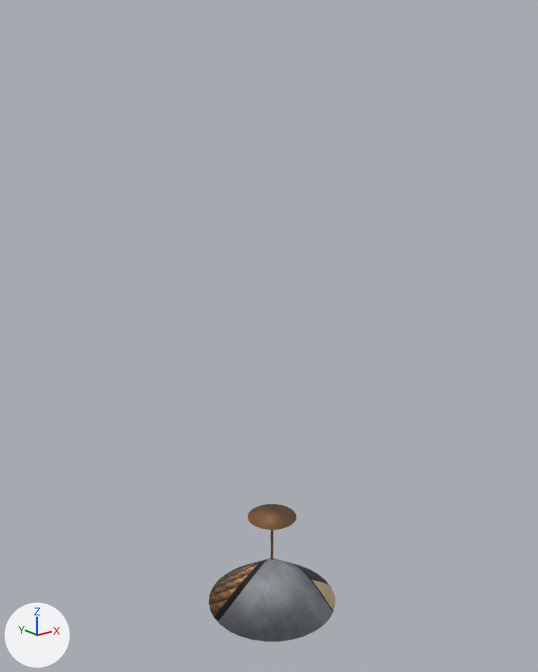
One commit to the OBJ model assets/Models/Lamp.obj: the scene before it, then after it.
Before and after are seen from a 50 mm camera at (-15.25, -18.87, 17.18) aimed at (0.05, 0.25, 9.53). Arrows for +X, +Y and +Z are at lower left; the lights stay in place. Where no turn or scale is listed for an object, it has been applied to the vertices.

Before the edit, the objects in view are built like this:
```python
me_lamp_cone = bpy.data.meshes.new('Lamp_Cone')
me_lamp_cone.from_pydata(...)  # 675 vertices, 675 faces; spans x -2.41..2.41, y -2.41..2.41, z -1.42..2.65
# faces by material slot: [65, 512, 98]
me_lamp_cone.materials.append(mat_lamp_texture)  # picture img_lamp_png
me_lamp_cone.materials.append(mat_lightbulb_texture)  # white #e7e7e7
me_lamp_cone.materials.append(mat_chain)  # brown #8b6340
ob_lamp_cone = bpy.data.objects.new('Lamp_Cone', me_lamp_cone)
ob_lamp_cone.location = (0.0, 0.0, 0.0)
```
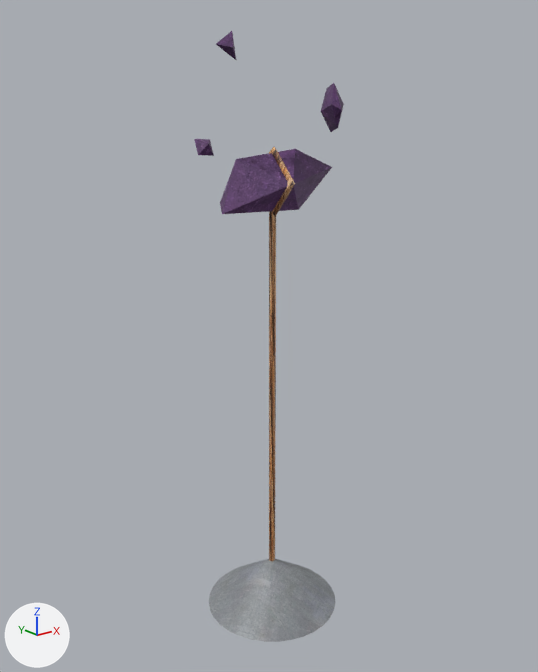
Changed parts and their boxes [x1, y1, x2, y2] in the pictures (538 x 672 px):
'Lamp_Cone', reshaped (19% wider, 340% taller)
    before: [209, 504, 335, 642]
    after: [194, 31, 344, 642]
part 1 of me_lamp_cone, added (purple)
    after: [220, 147, 332, 216]
part 2 of me_lamp_cone, added (brown)
    after: [269, 211, 276, 561]
part 3 of me_lamp_cone, deleted (brown)
    before: [248, 504, 296, 559]
part 4 of me_lamp_cone, added (purple)
    after: [216, 31, 344, 132]
part 5 of me_lamp_cone, added
    after: [194, 139, 214, 156]
part 6 of me_lamp_cone, surface changed
    both: [209, 559, 335, 642]

What the commit changed:
me_lamp_cone is used by ob_lamp_cone; location (0.0, 0.0, 0.0).
me_lamp_cone had 675 vertices, 675 faces and spanned x -2.41..2.41, y -2.41..2.41, z -1.42..2.65.
me_lamp_cone now has 649 vertices, 1270 faces and spans x -2.41..2.43, y -2.41..2.44, z -1.42..19.14.
me_lamp_cone part 1: a new loose piece of 57 vertices spanning x -2.1..2.43, y -1.25..1.14, z 13.73..15.88, in mat_lamp_texture (picture img_lamp_png).
me_lamp_cone part 2: a new loose piece of 24 vertices spanning x -0.11..0.11, y -0.11..0.11, z 0.45..13.93, in mat_lamp_texture (picture img_lamp_png).
me_lamp_cone part 3: the loose piece of 128 vertices spanning x -0.9..0.9, y -0.9..0.9, z 0.82..2.65 is deleted.
me_lamp_cone part 4: 15 vertices added at x -2.36..2.16, y -1.87..-0.19, z 16.28..19.14.
me_lamp_cone part 5: 6 vertices added at x -1.51..-0.87, y 1.74..2.44, z 15.52..16.06.
me_lamp_cone part 6: 96 kept faces spanning x -2.41..2.41, y -2.41..2.41, z -1.42..0.9 get new texture (UV) coordinates.
me_lamp_cone no longer uses material mat_lightbulb_texture (white #e7e7e7).
me_lamp_cone no longer uses material mat_chain (brown #8b6340).
